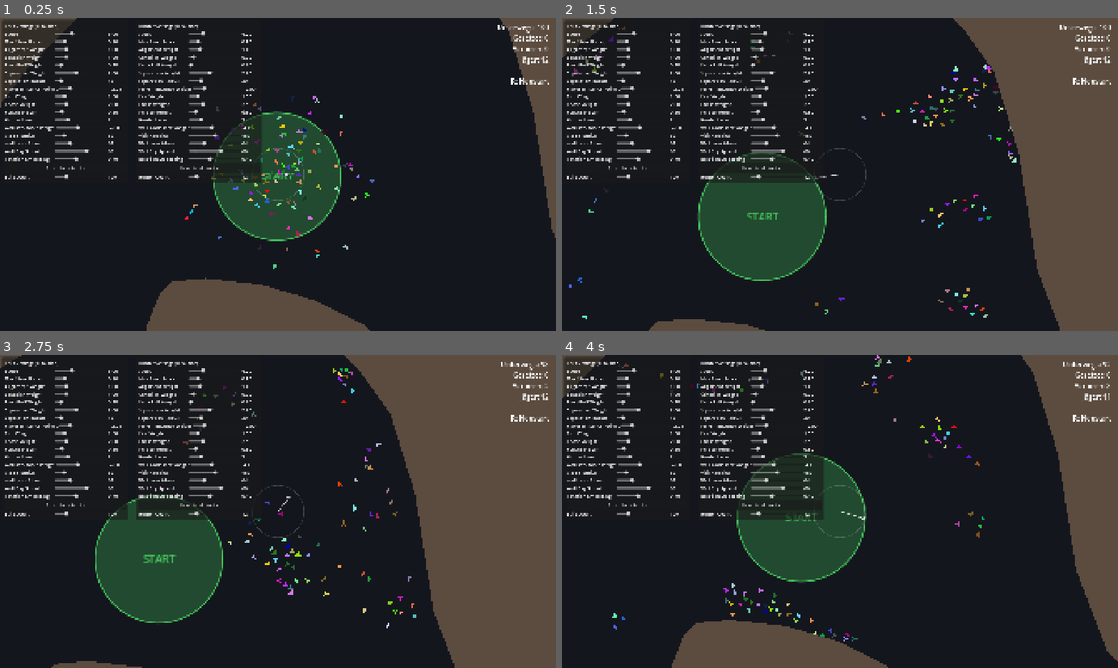
Above: before the commit, frames 1-4 (two rows, left to right).
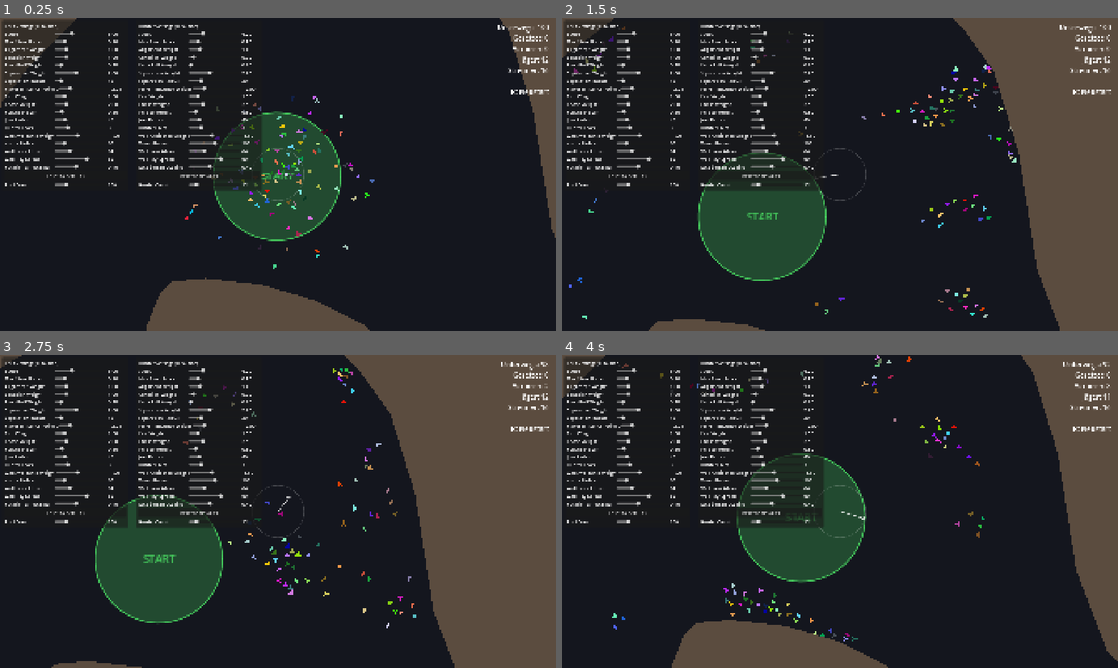
Above: after the commit, the same moments.

Repository: GaslightingRocks/CG-Idea3-swarm
Game: Godot game, scene res://game/game.tscn
Same seed, same stepped clock (60 frames per second), same inputs: the game is played once before the commit and once after it.
Inputs (mouse positions are in pixels of both pictures, inside the frame that each line leads up to):
- Up to frame 1 (0.25 s): no input
- Up to frame 2 (1.5 s): move the mouse to (962, 158) at 0.52 s; move the mouse to (728, 190) at 1.27 s
- Up to frame 3 (2.75 s): move the mouse to (333, 442) at 2.02 s
- Up to frame 4 (4 s): move the mouse to (812, 574) at 2.77 s; move the mouse to (1006, 558) at 3.52 s

The runs differ from the first frame. In frame 1, 1.9% of the frame differs, in the area x 0-99%, y 16-56%; in frame 2, 2.2%; in frame 3, 2.1%; in frame 4, 2.1%.

Commit message:
Add stray boids that join the swarm
- StrayZone (extends StartZone) marks a waiting group, Level finds all of them
- game spawns one stray Flock per zone: slower, gray, circling its zone
- a stray joins the player's flock when one of its boids comes within
  join_radius (Flock.adopt: takes over settings, color and node)
- strays flee hunters and can be hunted, HUD shows strays left

Co-Authored-By: Claude Opus 5.5 <noreply@anthropic.com>

Diff:
--- a/boids-test/flock/boid.gd
+++ b/boids-test/flock/boid.gd
@@ -46,6 +46,8 @@
 var separation_push: Vector2 = Vector2.ZERO
 var overlap_push: Vector2 = Vector2.ZERO
 var hunter_threat: Vector2 = Vector2.ZERO
+# player flock a stray wants to join, found in scan_neighbors()
+var join_target: Flock = null
 
 # steering forces of the last physics step, only stored for the debug overlay
 var debug_flocking_force: Vector2 = Vector2.ZERO
@@ -67,6 +69,9 @@
 func _physics_process(_delta: float) -> void:
 	apply_setting_changes()
 	scan_neighbors()
+	if join_target:
+		join_target.adopt(self)
+		join_target = null
 	update_wall_push()
 
 	# Kept in member variables so the debug overlay (F3) can draw them
@@ -156,11 +161,18 @@
 
 
 ## Called by scan_neighbors() for every visible boid of another flock. Normal boids remember hunters to flee
-## from them, the Hunter class overrides this to look for prey instead.
+## from them, strays look for the player's swarm to join. The Hunter class overrides this to look for prey.
 func scan_other(boid: Boid, offset: Vector2, distance_squared: float) -> void:
-	if boid is Hunter and distance_squared > 0.0:
-		# Closer hunters are much scarier
-		hunter_threat += offset / distance_squared
+	if boid is Hunter:
+		if distance_squared > 0.0:
+			# Closer hunters are much scarier
+			hunter_threat += offset / distance_squared
+		return
+	# A stray joins as soon as a boid of a player-controlled flock comes within join_radius
+	var is_stray: bool = flock != null and flock.stray_group
+	var other_is_player: bool = boid.flock != null and boid.flock.player_influence != null
+	if is_stray and other_is_player and distance_squared < settings.join_radius * settings.join_radius:
+		join_target = boid.flock
 
 
 ## Returns true if the other boid belongs to the same flock (only those flock together).
--- a/boids-test/flock/boid_settings.gd
+++ b/boids-test/flock/boid_settings.gd
@@ -27,6 +27,8 @@
 @export_range(0.0, 10.0, 0.1) var chase_weight: float = 2.0
 # how strongly a hunter flies toward the player's swarm while it sees no prey, 0 = hunters only roam
 @export_range(0.0, 5.0, 0.05) var pursue_weight: float = 0.5
+# distance (in pixels) at which a stray joins a boid of the player's swarm (only used by strays)
+@export_range(5.0, 200.0, 1.0) var join_radius: float = 40.0
 # lives of a hunter: every kill costs one, it dies at 0 (only used by hunters, applies to newly spawned ones)
 @export_range(1, 10, 1) var hunter_lives: int = 3
 # how strongly the boid turns away from walls detected by its raycasts
--- a/boids-test/flock/flock.gd
+++ b/boids-test/flock/flock.gd
@@ -22,6 +22,9 @@
 @export var player_influence: PlayerInfluence
 # flock this flock hunts (used by hunters to find the player's swarm), leave empty for none
 @export var target_flock: Flock
+# true for a group of strays: its boids circle around this node instead of the flock's center
+# and join the player's swarm when it comes within settings.join_radius
+@export var stray_group: bool = false
 
 # force the player currently applies, read by every boid in its own physics step
 var player_force: Vector2 = Vector2.ZERO
@@ -71,7 +74,8 @@
 	for boid: Boid in boids:
 		position_sum += boid.global_position
 		velocity_sum += boid.velocity
-	center = position_sum / boids.size()
+	# Strays are pulled toward their home spot (via flock_pull_weight) instead of their center of mass
+	center = global_position if stray_group else position_sum / boids.size()
 	average_velocity = velocity_sum / boids.size()
 
 
@@ -100,6 +104,26 @@
 func on_boid_saved(boid: Boid) -> void:
 	boids.erase(boid)
 	saved_count += 1
+	counts_changed.emit()
+
+
+## Takes over a boid from another flock, e.g. a stray joining the player's swarm.
+## The boid gets this flock's settings and color from now on.
+func adopt(boid: Boid) -> void:
+	var old_flock: Flock = boid.flock
+	if old_flock == self:
+		return
+	if old_flock:
+		old_flock.boids.erase(boid)
+		old_flock.counts_changed.emit()
+
+	boid.flock = self
+	boid.settings = settings
+	boids.append(boid)
+	boid.modulate = Color(randf(), randf(), randf(), 1) if random_colors else boid_color
+	# Moves the node below this flock in the scene tree. "call_deferred" waits until the end of the frame,
+	# because changing the scene tree in the middle of the physics step is not allowed.
+	boid.reparent.call_deferred(self)
 	counts_changed.emit()
 
 
--- a/boids-test/game/game.gd
+++ b/boids-test/game/game.gd
@@ -8,6 +8,8 @@
 @onready var enemy_flock: Flock = $EnemyFlock
 @onready var camera: SwarmCamera = $Camera2D
 @onready var hud: Hud = $UI/Hud
+# one flock per StrayZone of the level, created in _ready()
+var stray_flocks: Array[Flock] = []
 
 
 func _ready() -> void:
@@ -18,12 +20,16 @@
 	else:
 		enemy_flock.boid_count = 0
 
+	spawn_stray_flocks()
+
 	camera.global_position = flock.global_position
 	# Tells the physics interpolation that the camera jumped there, instead of smoothly flying there
 	camera.reset_physics_interpolation()
 
 	flock.counts_changed.connect(update_hud)
 	enemy_flock.counts_changed.connect(update_hud)
+	for strays: Flock in stray_flocks:
+		strays.counts_changed.connect(update_hud)
 	update_hud()
 
 	# Child nodes are ready before their parent, so the flocks already have their settings here
@@ -35,6 +41,7 @@
 	var debug_overlay: DebugOverlay = DebugOverlay.new()
 	debug_overlay.flocks.append(flock)
 	debug_overlay.flocks.append(enemy_flock)
+	debug_overlay.flocks.append_array(stray_flocks)
 	debug_overlay.camera = camera
 	add_child(debug_overlay)
 
@@ -52,6 +59,25 @@
 	target.center = target.global_position
 
 
+## Creates a group of strays for every StrayZone in the level. Strays fly slower, circle around their zone
+## and get the player's settings and colors once they join the swarm.
+func spawn_stray_flocks() -> void:
+	var stray_settings: BoidSettings = flock.settings.duplicate()
+	stray_settings.speed = 3.0
+	stray_settings.flock_pull_weight = 1.0
+	for zone: StrayZone in level.get_stray_zones():
+		var strays: Flock = Flock.new()
+		strays.name = "Strays_" + zone.name
+		strays.stray_group = true
+		strays.random_colors = false
+		strays.boid_color = Color(0.6, 0.65, 0.75)
+		strays.boid_count = zone.boid_count
+		strays.settings = stray_settings
+		add_child(strays)
+		place_flock(strays, zone)
+		stray_flocks.append(strays)
+
+
 ## Creates a slider panel for the settings of a flock.
 func add_settings_panel(target: Flock, title: String, panel_position: Vector2) -> BoidSettingsPanel:
 	var panel: BoidSettingsPanel = BoidSettingsPanel.new()
@@ -66,7 +92,10 @@
 func update_hud() -> void:
 	var saved: int = flock.saved_count
 	var lost: int = flock.lost_count
-	hud.show_counts(flock.boids.size(), saved, lost, enemy_flock.boids.size())
+	var strays_left: int = 0
+	for strays: Flock in stray_flocks:
+		strays_left += strays.boids.size()
+	hud.show_counts(flock.boids.size(), saved, lost, enemy_flock.boids.size(), strays_left)
 
 	if flock.boids.is_empty() and saved + lost > 0:
 		hud.show_message("Runde vorbei: %d von %d gerettet\nR: Neustart" % [saved, saved + lost])
--- a/boids-test/levels/level.gd
+++ b/boids-test/levels/level.gd
@@ -9,3 +9,12 @@
 @export var goal_zone: GoalZone
 # where the enemy flock spawns, leave empty for a level without hunters
 @export var enemy_zone: StartZone
+
+
+## Returns all StrayZone nodes that are direct children of the level, so new ones only have to be added.
+func get_stray_zones() -> Array[StrayZone]:
+	var zones: Array[StrayZone] = []
+	for child: Node in get_children():
+		if child is StrayZone:
+			zones.append(child)
+	return zones
--- a/boids-test/levels/level_2.tscn
+++ b/boids-test/levels/level_2.tscn
@@ -4,6 +4,7 @@
 [ext_resource type="Script" path="res://levels/level.gd" id="2_level"]
 [ext_resource type="Script" path="res://levels/start_zone.gd" id="3_start"]
 [ext_resource type="Script" path="res://levels/goal_zone.gd" id="4_goal"]
+[ext_resource type="Script" path="res://levels/stray_zone.gd" id="5_stray"]
 
 [node name="Level2" type="Node2D" unique_id=2075216894 node_paths=PackedStringArray("start_zone", "goal_zone", "enemy_zone")]
 script = ExtResource("2_level")
@@ -50,3 +51,17 @@
 radius = 100.0
 color = Color(1, 0.25, 0.25, 0.25)
 label = "GEGNER"
+
+[node name="StrayZone1" type="Node2D" parent="."]
+position = Vector2(900, 1580)
+script = ExtResource("5_stray")
+radius = 70.0
+label = "STREUNER"
+color = Color(0.6, 0.7, 1, 0.2)
+
+[node name="StrayZone2" type="Node2D" parent="."]
+position = Vector2(2140, 1500)
+script = ExtResource("5_stray")
+radius = 70.0
+label = "STREUNER"
+color = Color(0.6, 0.7, 1, 0.2)
--- /dev/null
+++ b/boids-test/levels/stray_zone.gd
@@ -0,0 +1,16 @@
+@tool
+class_name StrayZone
+extends StartZone
+
+## A group of stray boids waiting somewhere in the level. They circle around this spot
+## and join the player's swarm when it comes close. Add as many as you like to a level.
+## Works like a StartZone (move the node, change radius), plus the number of strays.
+
+# number of strays in this group
+@export var boid_count: int = 8
+
+
+func _init() -> void:
+	# Defaults for new stray zones, values saved in the level scene overwrite them
+	label = "STREUNER"
+	color = Color(0.6, 0.7, 1.0, 0.2)
--- a/boids-test/ui/hud.gd
+++ b/boids-test/ui/hud.gd
@@ -8,9 +8,10 @@
 @onready var message_label: Label = $Message
 
 
-## Shows how many of the player's boids are still flying, saved and lost, and how many hunters are left.
-func show_counts(flying: int, saved: int, lost: int, hunters: int) -> void:
-	counts_label.text = "Unterwegs: %d\nGerettet: %d\nVerloren: %d\nJäger: %d\n\nR: Neustart" % [flying, saved, lost, hunters]
+## Shows how many of the player's boids are still flying, saved and lost,
+## how many hunters are left and how many strays are still waiting to be collected.
+func show_counts(flying: int, saved: int, lost: int, hunters: int, strays: int) -> void:
+	counts_label.text = "Unterwegs: %d\nGerettet: %d\nVerloren: %d\nJäger: %d\nStreuner: %d\n\nR: Neustart" % [flying, saved, lost, hunters, strays]
 
 
 ## Shows a message in the middle of the screen, an empty text hides it.
